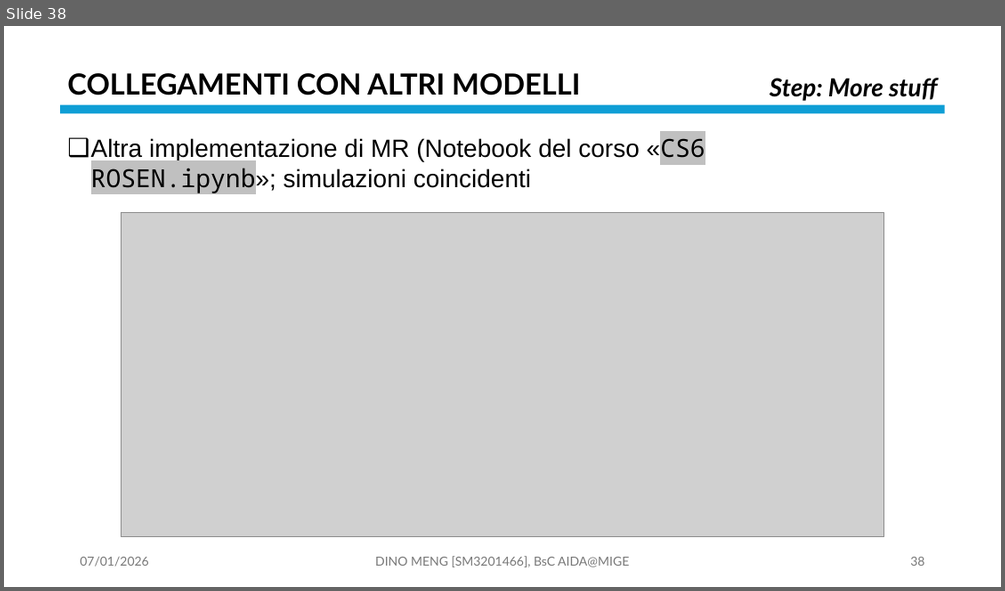
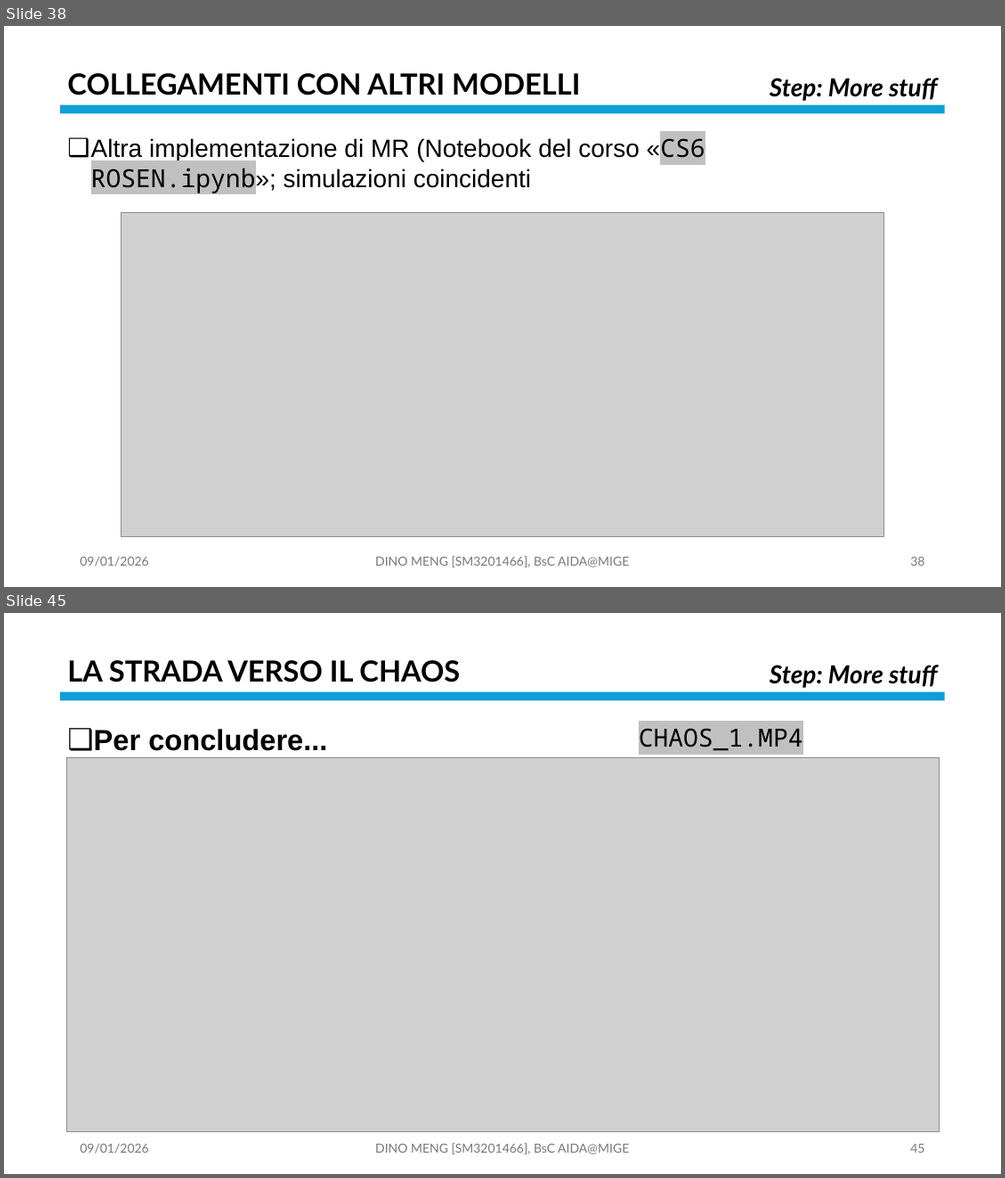
Before and after one commit to OdinMeng/AIDA-UNIVERSITY-NOTES-2025-2026, a slide deck: Complex Systems/project/PresentationPROJECTSM3201466.pptx. Shown one above the other, each under a label of ours: slide 38 before the commit, slides 38 and 45 after it; the slides between them are not shown. The pictures are 1005x591 and 1005x1178 pixels, drawn with LibreOffice and Linux fonts; fonts in the diff are those of the drawing; grey boxes stand for pictures. Boxes give left, top, right and bottom in pixels: in the first picture for what was removed or moved away, otherwise in the second. Text is boxed around its words. In the diff, an @@ line names an element or a change of style, - is before the commit and + after.

```diff
--- a/Complex Systems/project/PresentationPROJECTSM3201466.pptx
+++ b/Complex Systems/project/PresentationPROJECTSM3201466.pptx
@@ slide 45 added at <box>4,613,1001,1174</box>, background #FFFFFF @@
@@ text added at <box>67,660,460,682</box>, 28 pt, text #000000, bold @@
+LA STRADA VERSO IL CHAOS
@@ text added at <box>769,665,937,688</box>, 24 pt, text #000000, bold, italic @@
+Step: More stuff
@@ rectangle added at <box>60,692,945,700</box>, fill #0F9ED5 @@
@@ text added at <box>94,729,327,751</box>, 28 pt, text #000000, bold @@
+❑ Per concludere...
@@ text added at <box>639,728,803,751</box>, 24 pt, text #000000 @@
+CHAOS_1.MP4
@@ picture added at <box>66,758,938,1132</box> @@
@@ text added at <box>80,1143,148,1153</box>, 12 pt, text #797979 @@
+09/01/2026
@@ text added at <box>375,1143,629,1154</box>, 12 pt, text #797979 @@
+DINO MENG [SM3201466], BsC AIDA@MIGE
@@ page number added at <box>910,1143,924,1152</box>, 12 pt, text #797979 @@
+45
@@ slide 38 changed as well @@
@@ text at <box>80,556,148,566</box>: text changed @@
-07/01/2026
+09/01/2026
```
Also in this commit, not shown: 37 other slides changed, 6 other slides added, 11 other files.
